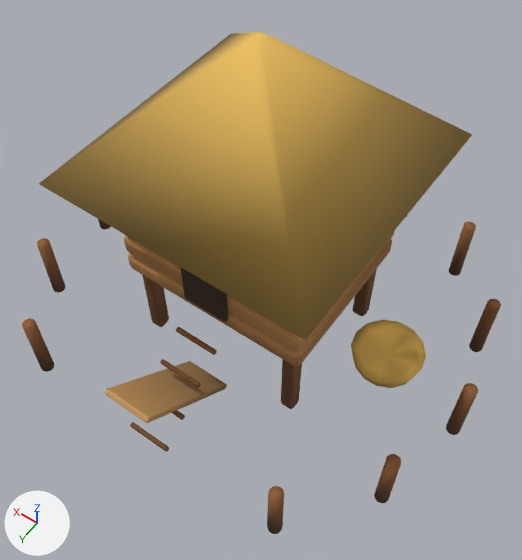
An edit to the glTF model assets/models/coop.glb, drawn before and after from the same camera.
Before and after are seen from a camera (50 mm lens) standing at (-1.73, 2.42, 4.22) and looking at (-0.18, 0.26, 0.82). Arrows for +X, +Y and +Z are at lower left; the lights stay in place. The picture after the commit comes second. Vertices at exactly the same position are counted once.

In view in the first picture: 'Coop'.
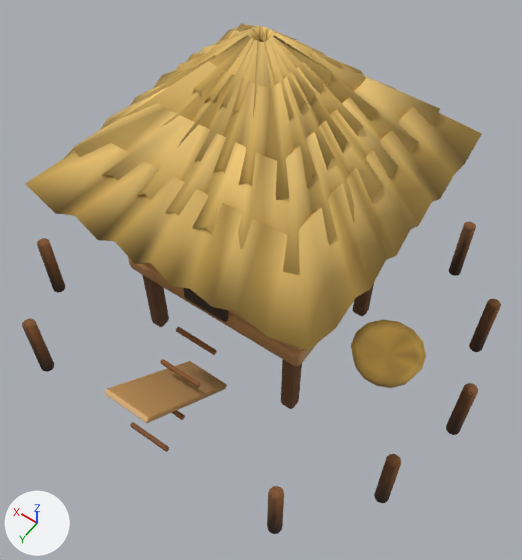
Changed parts and their boxes (x1, y1, x2, y2) in the pictures (522 x 560 px):
'Coop', reshaped
    before: (22, 32, 501, 534)
    after: (22, 23, 501, 534)
part 1 of me_coop, rebuilt (15% narrower, 19% shorter)
    before: (39, 32, 472, 340)
    after: (73, 27, 440, 275)
part 2 of me_coop, added
    after: (25, 29, 482, 350)
part 3 of me_coop, added
    after: (124, 23, 377, 200)
part 4 of me_coop, added
    after: (191, 25, 342, 120)
part 5 of me_coop, recoloured
    both: (22, 222, 497, 528)

The edits, one by one:
me_coop is used by ob_coop; location (0.0, 0.0, 0.0).
me_coop had 1168 vertices, 2220 faces and spanned x -1.54..1.54, y -1.51..1.3, z 0.0..2.25.
me_coop now has 1928 vertices, 3744 faces and spans x -1.54..1.54, y -1.51..1.3, z 0.0..2.28.
me_coop part 1: the loose piece of 8 vertices spanning x -0.86..0.85, y -0.86..0.85, z 1.5..2.25 is rebuilt with 192 vertices and now spans x -0.72..0.72, y -0.72..0.72, z 1.56..1.97.
me_coop part 2: a new loose piece of 192 vertices spanning x -0.92..0.92, y -0.92..0.92, z 1.37..1.78, in mat_vc.
me_coop part 3: a new loose piece of 192 vertices spanning x -0.51..0.51, y -0.51..0.51, z 1.75..2.15, in mat_vc.
me_coop part 4: a new loose piece of 192 vertices spanning x -0.31..0.31, y -0.31..0.31, z 1.93..2.28, in mat_vc.
me_coop part 5: 1842 kept faces spanning x -1.54..1.54, y -1.51..1.3, z 0.0..1.42 get new vertex colours; the middle colour goes from brown #754d2b to brown #7a522f.
